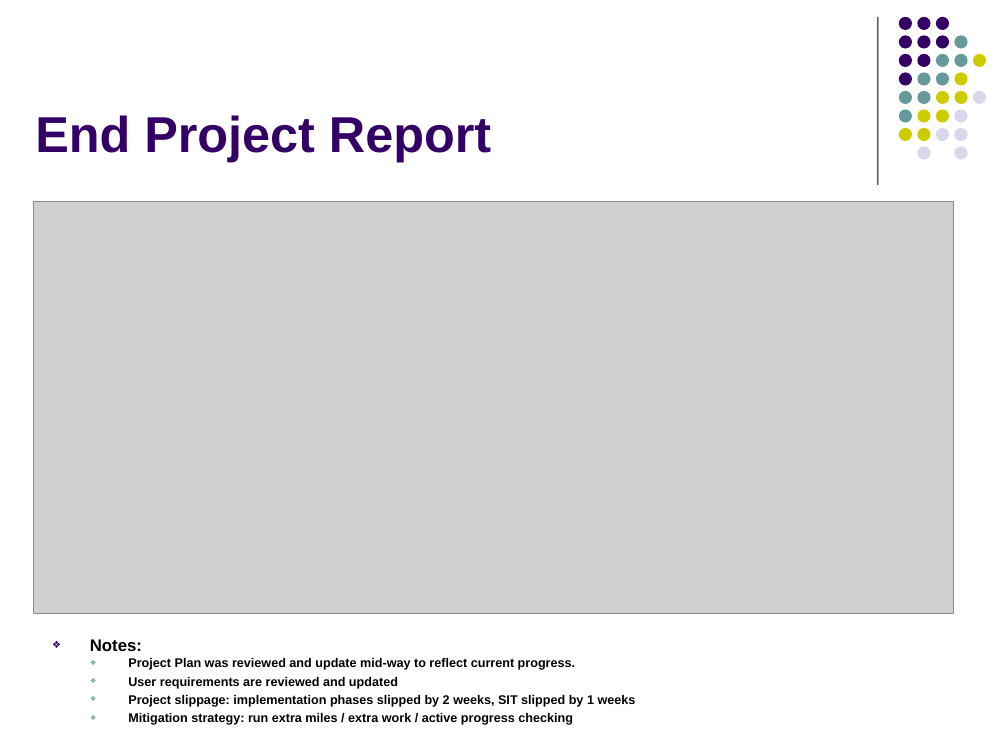
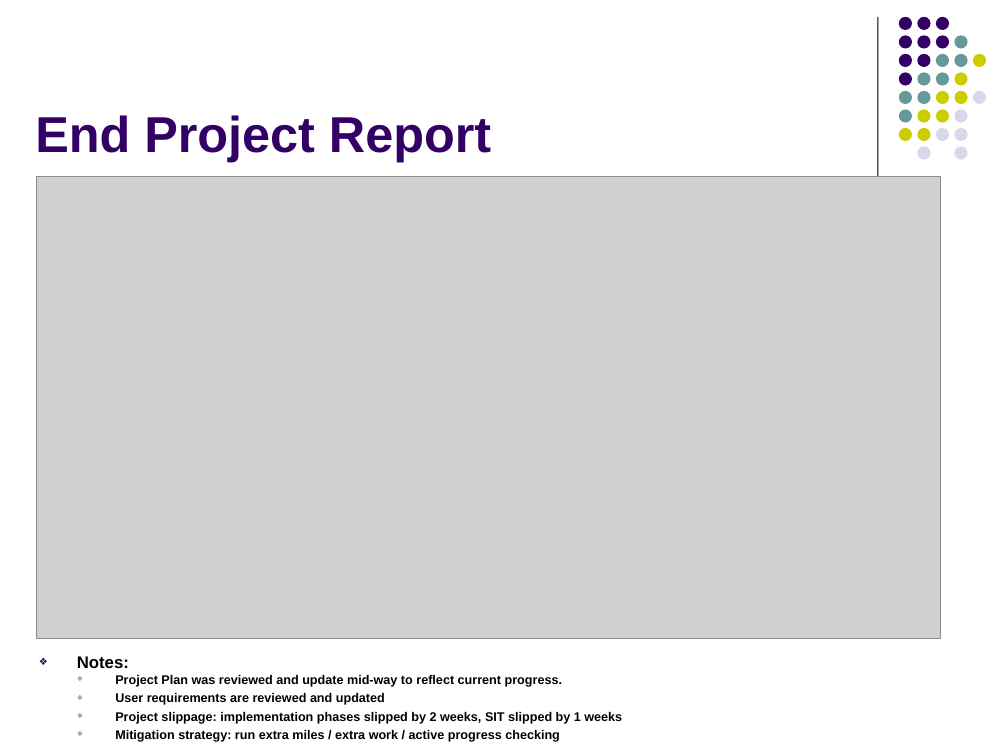
Before and after one commit to imireasa/mtech-se18-t08s, a slide deck: slide 25 of docs/W-9 Working Document/W-9.3 Presentation Slides/Phase 3/vms_presentation_3_v0.1.pptx (slide 26 before the commit). Drawn at 1008x756 pixels with LibreOffice and Linux fonts; fonts in the diff are those of the drawing; grey boxes stand for pictures. Boxes give left, top, right and bottom in pixels: in the first picture for what was removed or moved away, otherwise in the second. Text is boxed around its words. In the diff, an @@ line names an element or a change of style, - is before the commit and + after.

```diff
--- a/docs/W-9 Working Document/W-9.3 Presentation Slides/Phase 3/vms_presentation_3_v0.1.pptx
+++ b/docs/W-9 Working Document/W-9.3 Presentation Slides/Phase 3/vms_presentation_3_v0.1.pptx
@@ picture: place and size @@
-picture at box(33, 202, 954, 613)
+picture at box(37, 176, 941, 638)
@@ text "Notes:": place and size @@
-text "Notes:" at box(90, 639, 636, 725)
+text "Notes:" at box(77, 656, 622, 742)
```
Also in this commit, not shown: 4 other slides changed, 3 slides added, 3 slides removed.
